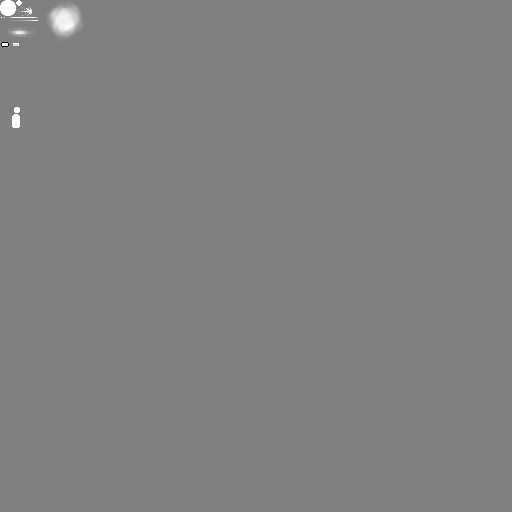
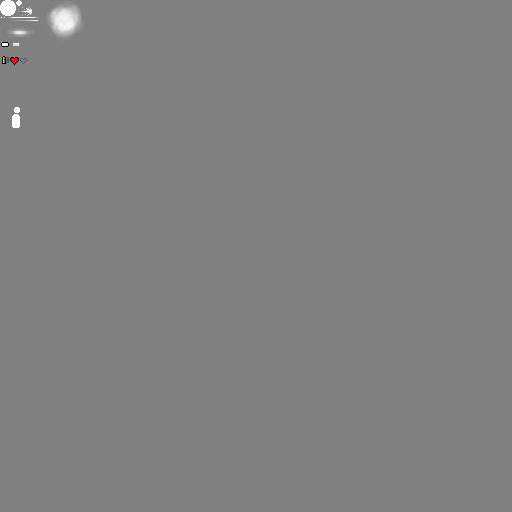
The second 512 x 512 image is a revision of the first. Changes to its layers:
painted on "tiles" over [2, 56, 27, 65]
